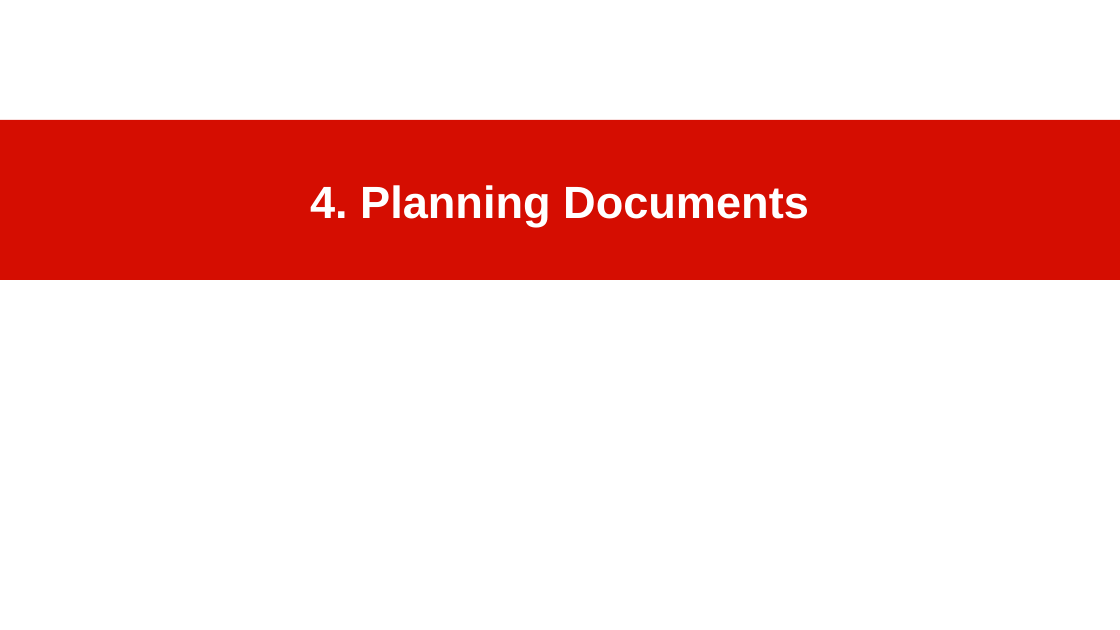
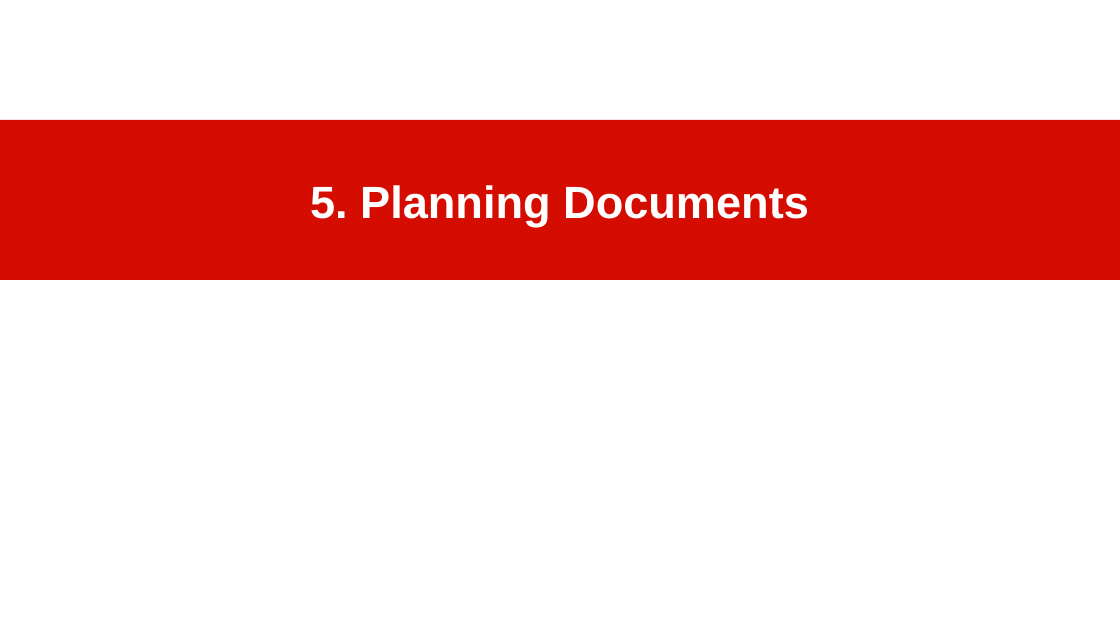
Before and after one commit to dirkriehle/amos-course, a slide deck: slide 26 of Lecture slides/AMOS A02 - Project Setup.odp (slide 23 before the commit). Drawn at 1120x630 pixels with LibreOffice and Linux fonts; fonts in the diff are those of the drawing. Boxes give left, top, right and bottom in pixels: in the first picture for what was removed or moved away, otherwise in the second. Text is boxed around its words. In the diff, an @@ line names an element or a change of style, - is before the commit and + after.

```diff
--- a/Lecture slides/AMOS A02 - Project Setup.odp
+++ b/Lecture slides/AMOS A02 - Project Setup.odp
@@ title at box(310, 185, 809, 226): text changed @@
-4. Planning Documents
+5. Planning Documents
```
Also in this commit, not shown: 2 other slides changed, 3 slides added, 3 other files.
